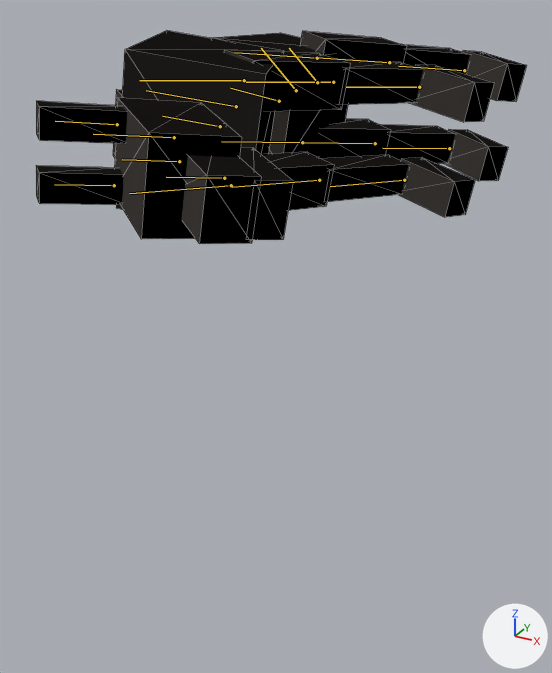
A saved change to the glTF model content/models/wolf.gltf.
Before and after are seen from a camera (50 mm lens) standing at (0.889, -1.633, 0.215) and looking at (0.12, -0.235, -0.484). The axes (+X, +Y, +Z) are drawn at lower right. The lights are the same throughout. The first picture is the older version. Both versions are drawn at frame 28 of the action 'Die'; the numbers are the values there. The bones that change, and the others that lie on the model, are drawn over the model as lines. Mesh edges are drawn as thin lines.
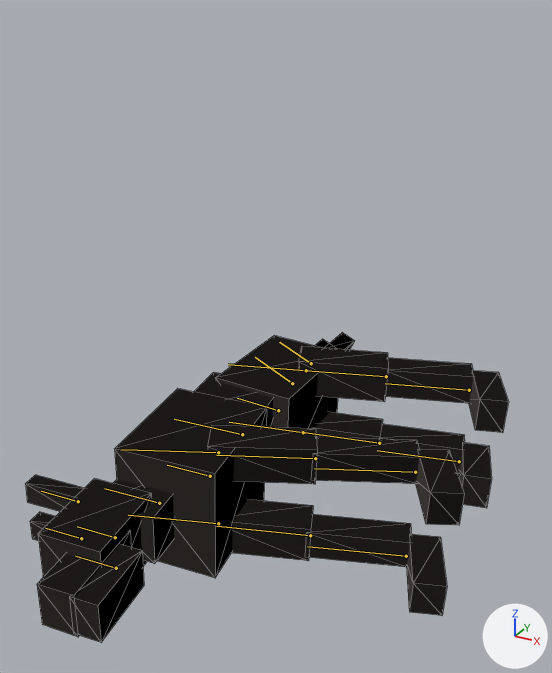
The edits, one by one:
Bone 'Hips' (bone_hips) moves from (0.0, 0.0, 0.0) to (0.0, -0.823, 0.0).
Bone 'Hips' (bone_hips) turns from (0, 0, 80) to (0, 0, 88) degrees about its own x, y and z.
Bone 'Spine' (bone_spine) turns from (23, 0, 0) to (8, 0, 0) degrees about its own x, y and z.
Bone 'Neck' (bone_neck) turns from (29, 0, 0) to (0, 0, 0) degrees about its own x, y and z.
Bone 'L_F_Upper' (bone_l_f_upper) turns from (46, 0, 0) to (20, 0, 0) degrees about its own x, y and z.
Bone 'R_F_Upper' (bone_r_f_upper) turns from (43, 0, 0) to (14, 0, 0) degrees about its own x, y and z.
Bone 'Tail0' (bone_tail0) turns from (0, 0, -34) to (0, 0, -22) degrees about its own x, y and z.
Bone 'L_R_Upper' (bone_l_r_upper) turns from (60, 0, 0) to (22, 0, 0) degrees about its own x, y and z.
Bone 'R_R_Upper' (bone_r_r_upper) turns from (57, 0, 0) to (17, 0, 0) degrees about its own x, y and z.

Changed parts and their boxes (x1, y1, x2, y2) in the pictures (552 x 673 px):
'Mesh', posed (45% taller)
    before: (36, 30, 527, 244)
    after: (25, 332, 509, 642)
bone 'Hips', root to tip
    before: (279, 101) to (230, 88)
    after: (278, 410) to (237, 398)
bone 'Spine', root to tip
    before: (236, 106) to (146, 90)
    after: (242, 434) to (174, 419)
bone 'Neck', root to tip
    before: (174, 137) to (93, 134)
    after: (159, 503) to (104, 488)
bone 'L_F_Upper', root to tip
    before: (244, 80) to (139, 80)
    after: (218, 452) to (121, 449)
bone 'R_F_Upper', root to tip
    before: (231, 185) to (129, 193)
    after: (218, 523) to (128, 515)
bone 'Tail0', root to tip
    before: (296, 90) to (261, 48)
    after: (292, 383) to (255, 357)
bone 'L_R_Upper', root to tip
    before: (317, 58) to (234, 52)
    after: (306, 370) to (228, 364)
bone 'R_R_Upper', root to tip
    before: (302, 142) to (221, 141)
    after: (303, 432) to (229, 422)
